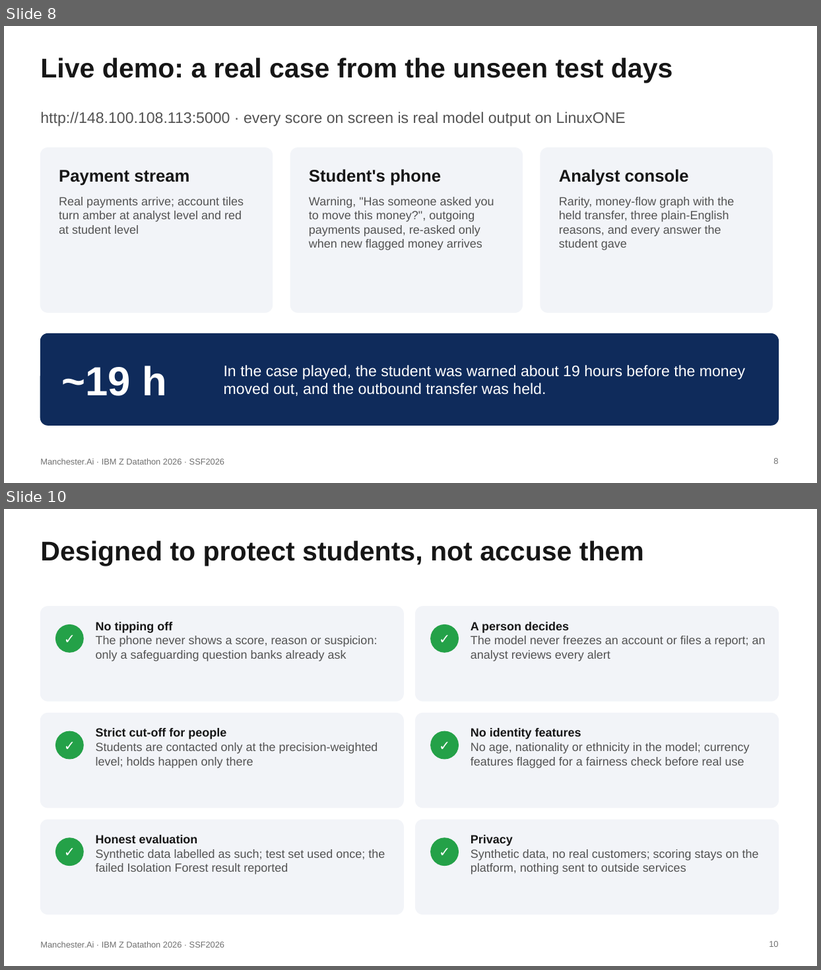
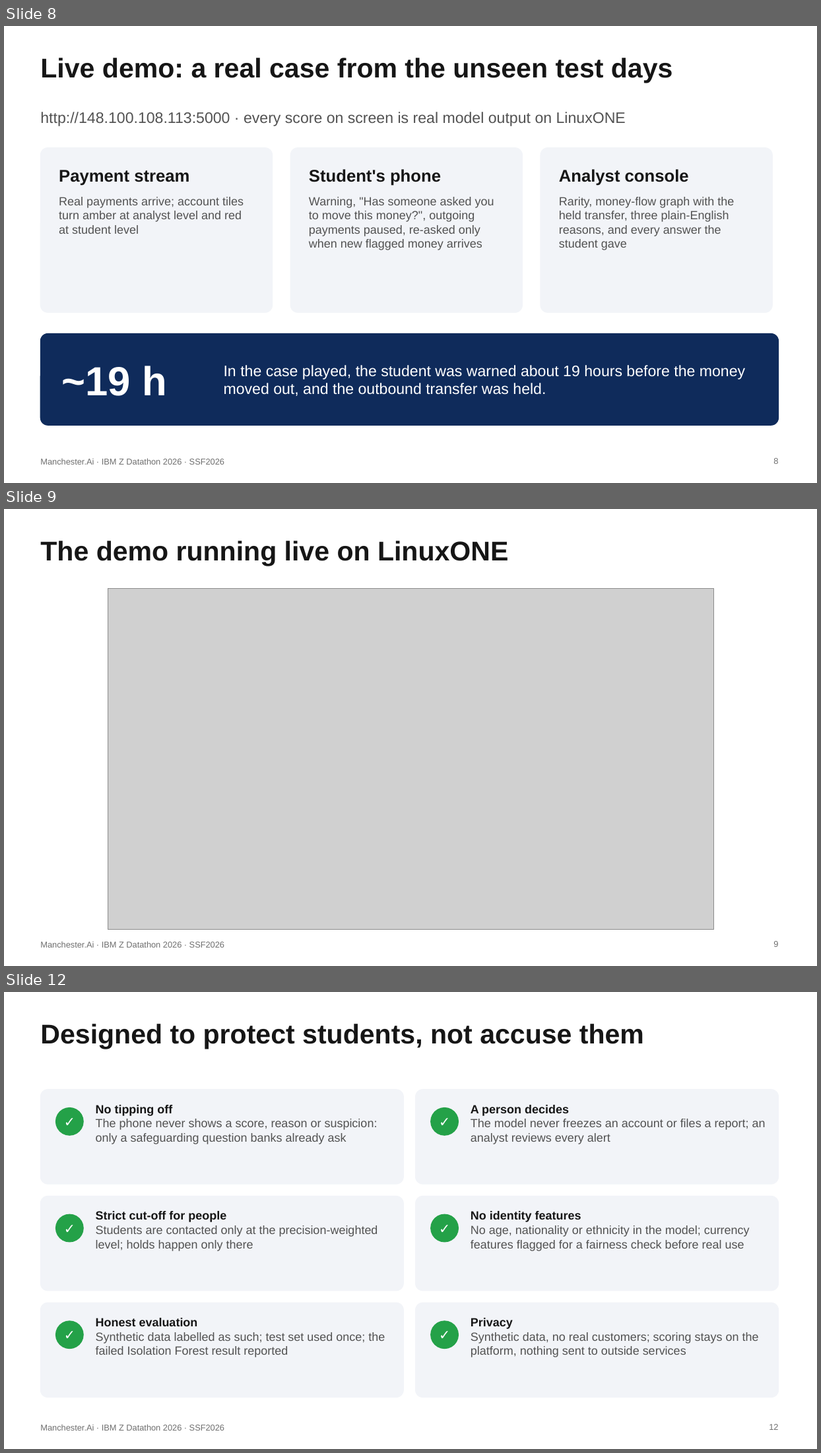
Before and after one commit to ksshubhan/manchester-imbz-datathon-2026, a slide deck: docs/Manchester.Ai_IBM_Z_Datathon_2026_Project.pptx. Shown one above the other, each under a label of ours: slides 8 and 10 before the commit, slides 8, 9 and 12 after it; the slides between them are not shown. The pictures are 821x970 and 821x1453 pixels, drawn with LibreOffice and Linux fonts; fonts in the diff are those of the drawing; grey boxes stand for pictures. Boxes give left, top, right and bottom in pixels: in the first picture for what was removed or moved away, otherwise in the second. Text is boxed around its words. In the diff, an @@ line names an element or a change of style, - is before the commit and + after.

```diff
--- a/docs/Manchester.Ai_IBM_Z_Datathon_2026_Project.pptx
+++ b/docs/Manchester.Ai_IBM_Z_Datathon_2026_Project.pptx
@@ slide 9 added at [4, 509, 817, 966], background #FFFFFF; not listed: 1 template element that a slide beside it also shows @@
@@ title added at [40, 541, 508, 566], 32 pt, text #161616, bold @@
+The demo running live on LinuxONE
@@ picture added at [108, 588, 714, 930] @@
@@ page number added at [774, 941, 778, 947], 10 pt, text #6F6F6F @@
+9
@@ what was slide 10 is now slide 12 @@
@@ page number at [769, 1424, 778, 1430]: text changed @@
-10
+12
```
Also in this commit, not shown: 1 slide changed, 1 other slide added, 12 other files.
